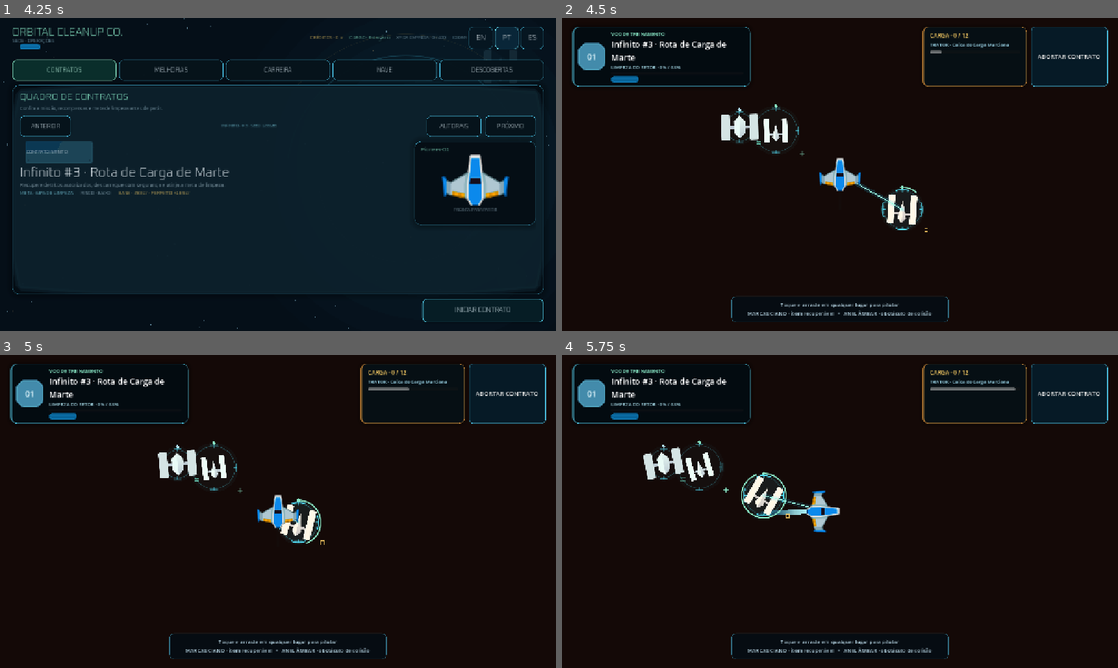
Above: before the commit, frames 1-4 (two rows, left to right).
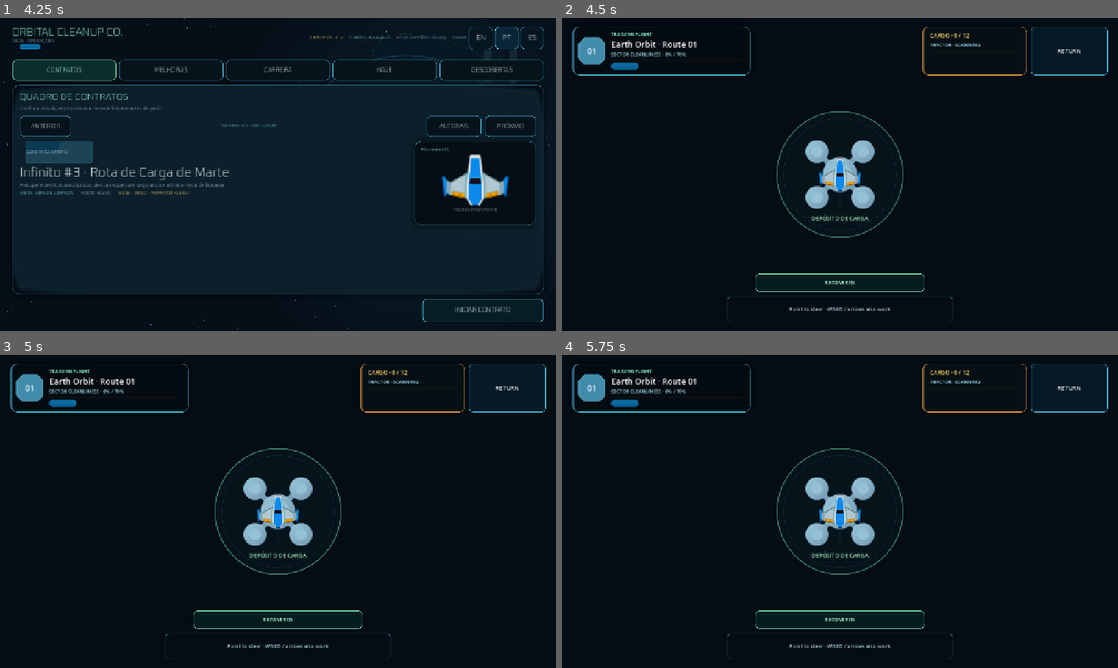
Above: after the commit, the same moments.

Repository: EwertonMendes/Orbital-Cleanup-Co.
Game: Godot game, scene res://src/core/app/app_root.tscn
Same seed, same stepped clock (60 frames per second), same inputs: the game is played once before the commit and once after it.
Inputs (mouse positions are in pixels of both pictures, inside the frame that each line leads up to):
- Up to frame 1 (4.25 s): click "ENDLESS" at 0.5 s; click "NEXT" at 1.25 s; click "NEXT" at 2 s; click "EN" at 2.75 s; click "PT" at 3.5 s
- Up to frame 2 (4.5 s): click "INICIAR CONTRATO" at 4.25 s
- Up to frame 3 (5 s): no input
- Up to frame 4 (5.75 s): tap Enter at 5 s; move the mouse to (962, 495) at 5.02 s; hold D (occ_move_right) from 5.03 s (still down); click (962, 495) at 5.17 s

Frame 1 is identical in both runs. In frame 2, 7.6% of the frame differs, in the area x 1-99%, y 4-98%; in frame 3, 7.4%; in frame 4, 8.5%.
Error after the commit: Parse Error: Identifier "ship" not declared in the current scope. (res://src/ui/screens/flight/flight_screen.gd:50)

Commit message:
fix: deploy ship on cargo depot

Diff:
--- a/src/ui/screens/flight/flight_screen.gd
+++ b/src/ui/screens/flight/flight_screen.gd
@@ -46,6 +46,12 @@
 	_configured_sector_id = String(
 		generated_definition.get("id", context.get("sector_id", DEFAULT_SECTOR_ID))
 	)
+	print("[Flight] DEPLOYMENT position=(%.1f, %.1f) depot=(%.1f, %.1f)" % [
+		ship.position.x,
+		ship.position.y,
+		depot.position.x,
+		depot.position.y,
+	])
 	var runtime := get_node("World/SectorRuntime") as SectorRuntime
 	var backdrop := get_node("World/AmbientSpace") as SectorBackdrop
 	var depot := get_node("World/UnloadDepot") as UnloadZone
@@ -62,7 +68,12 @@
 		runtime.configure_sector_definition(generated_definition)
 	_contract_session.configure(runtime.get_contract_context())
 	backdrop.configure(runtime.get_play_bounds(), runtime.get_biome_palette())
-	depot.position = runtime.get_depot_position()
+
+	var deployment_position := runtime.get_depot_position()
+	depot.position = deployment_position
+	ship.position = deployment_position
+	ship.velocity = Vector2.ZERO
+
 	ship.configure(
 		_input_service,
 		runtime.get_play_bounds(),
--- a/tools/validate_core_contracts.gd
+++ b/tools/validate_core_contracts.gd
@@ -382,6 +382,13 @@
 	_expect(screen.find_child("CleanupStatus", true, false) is Label, "Flight HUD requires sector cleanliness status.")
 	_expect(screen.find_child("CleanupProgress", true, false) is ProgressBar, "Flight HUD requires sector cleanliness progress.")
 
+	var flight_source := FileAccess.get_file_as_string("res://src/ui/screens/flight/flight_screen.gd")
+	_expect(
+		"ship.position = deployment_position" in flight_source
+		and "depot.position = deployment_position" in flight_source,
+		"Flight deployment must place ship and cargo depot at the same sector position."
+	)
+
 	var authored_salvage := 0
 	for node in screen.find_children("*", "Area2D", true, false):
 		if node is SalvageObject:
